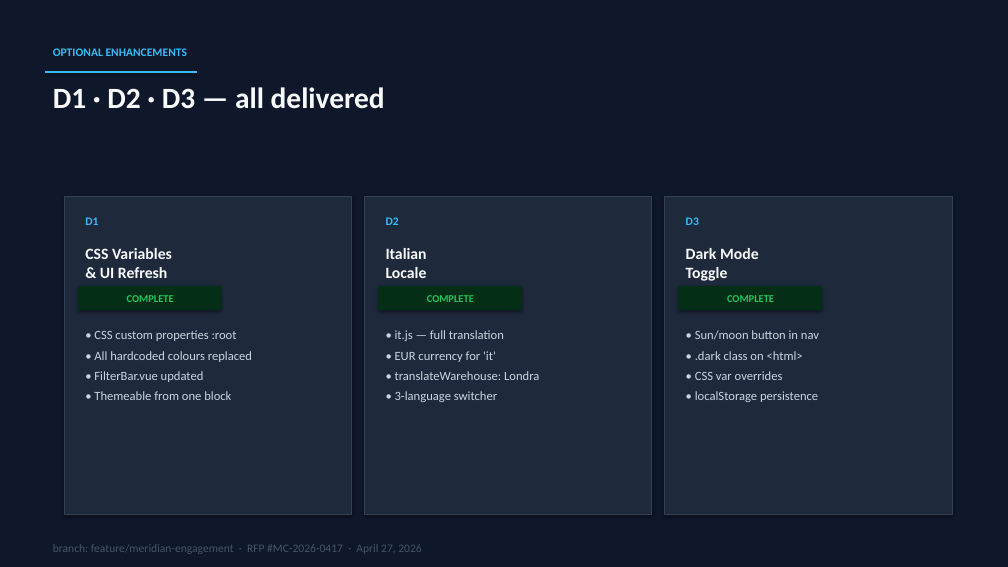
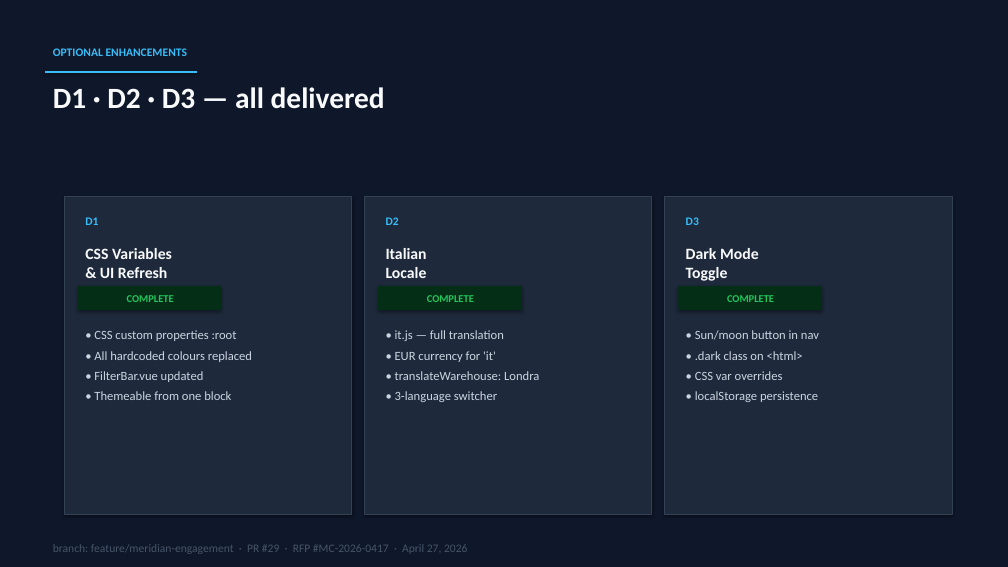
Before and after one commit to lindsey-anthropic/meridian-workshop, a slide deck: slide 7 of proposal/progress-report.pptx. Drawn at 1008x567 pixels with LibreOffice and Linux fonts; fonts in the diff are those of the drawing. Boxes give left, top, right and bottom in pixels: in the first picture for what was removed or moved away, otherwise in the second. Text is boxed around its words. In the diff, an @@ line names an element or a change of style, - is before the commit and + after.

```diff
--- a/proposal/progress-report.pptx
+++ b/proposal/progress-report.pptx
@@ text at (x1=53, y1=544, x2=467, y2=554): text changed @@
-branch: feature/meridian-engagement · RFP #MC-2026-0417 · April 27, 2026
+branch: feature/meridian-engagement · PR #29 · RFP #MC-2026-0417 · April 27, 2026
```
Also in this commit, not shown: 4 other slides changed, 1 other file.
